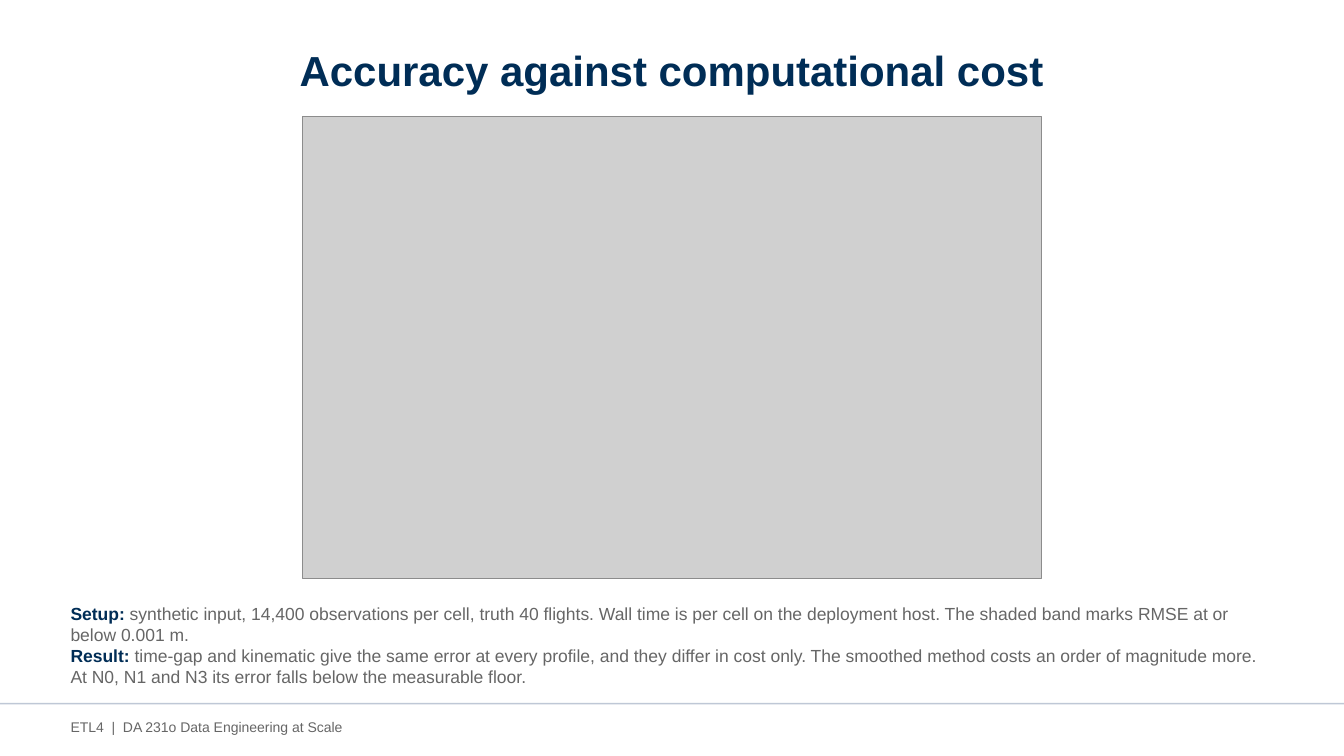
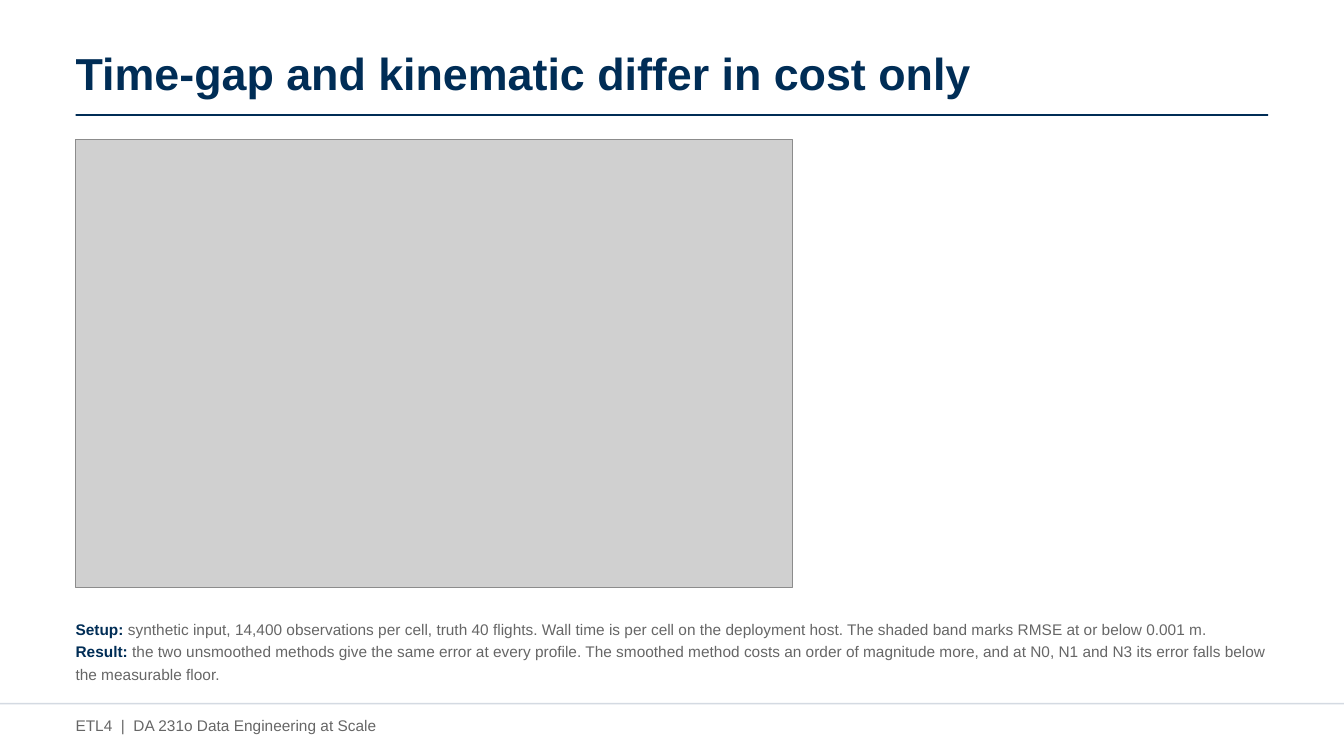
Before and after one commit to AvinashKompalli/Clean-Flight-Paths-from-Noisy-Aircraft-Data-at-Scale, a slide deck: slide 16 of etl4/docs/ETL4_Project_Presentation.pptx (slide 13 before the commit). Drawn at 1344x756 pixels with LibreOffice and Linux fonts; fonts in the diff are those of the drawing; grey boxes stand for pictures. Boxes give left, top, right and bottom in pixels: in the first picture for what was removed or moved away, otherwise in the second. Text is boxed around its words. In the diff, an @@ line names an element or a change of style, - is before the commit and + after.

```diff
--- a/etl4/docs/ETL4_Project_Presentation.pptx
+++ b/etl4/docs/ETL4_Project_Presentation.pptx
@@ title added at box(76, 57, 970, 99), 32 pt, text #002D56, bold @@
+Time-gap and kinematic differ in cost only
@@ title removed at box(300, 55, 1043, 94) @@
-Accuracy against computational cost
@@ line added from (76, 115) to (1268, 115), #002D56 1.25 pt @@
@@ picture: place and size @@
-picture at box(302, 117, 1042, 579)
+picture at box(76, 139, 792, 587)
@@ text at box(76, 624, 1206, 638): size 12.5 to 11 pt in "Setup: synthetic input, 14,400 observations per cell, ..."; line spacing 1 to 1.22 @@
@@ text "Setup: synthetic input, 14,400 observations ...": place and size @@
-text "Setup: synthetic input, 14,400 observations ..." at box(71, 607, 1257, 685)
+text "Setup: synthetic input, 14,400 observations ..." at box(76, 624, 1265, 680)
@@ text at box(76, 646, 1265, 680): text changed; size 12.5 to 11 pt @@
-Result: time-gap and kinematic give the same error at every profile, and they differ in cost only. The smoothed method costs an order of magnitude more. At N0, N1 and N3 its error falls below the measurable floor.
+Result: the two unsmoothed methods give the same error at every profile. The smoothed method costs an order of magnitude more, and at N0, N1 and N3 its error falls below the measurable floor.
@@ line (0, 704) - (1344, 704): stroke #BFC8D6 1 pt to #D4DAE2 1 pt @@
@@ text "ETL4 | DA 231o Data ..." at box(76, 720, 377, 734): size 10 to 11 pt @@
```
Also in this commit, not shown: 19 other slides changed, 4 slides added, 1 other file.
